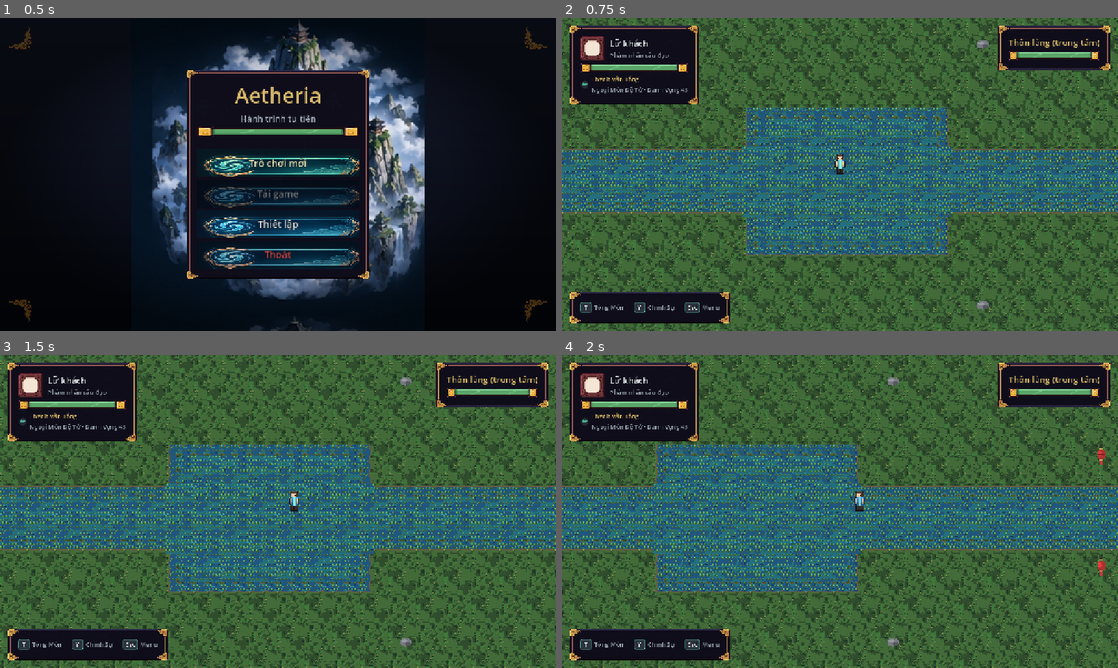
Above: before the commit, frames 1-4 (two rows, left to right).
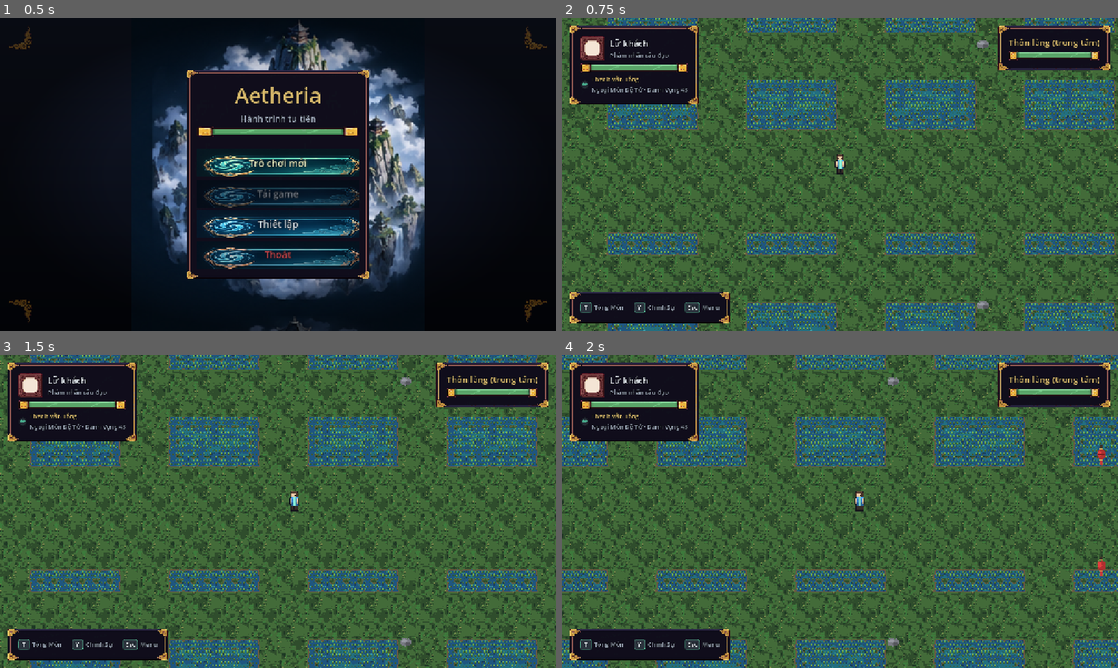
Above: after the commit, the same moments.

Repository: MinhNQ03/Game_2D_Tu_Tien
Game: Godot game, scene res://main.tscn
Same seed, same stepped clock (60 frames per second), same inputs: the game is played once before the commit and once after it.
Inputs (mouse positions are in pixels of both pictures, inside the frame that each line leads up to):
- Up to frame 1 (0.5 s): no input
- Up to frame 2 (0.75 s): click "Trò chơi mới" at 0.5 s
- Up to frame 3 (1.5 s): tap Enter at 1.25 s; move the mouse to (400, 495) at 1.27 s; hold D (move_right) from 1.28 s (still down); tap J (attack) at 1.35 s; click (400, 495) at 1.42 s
- Up to frame 4 (2 s): keep holding D (move_right)

Frame 1 is identical in both runs. In frame 2, 43% of the frame differs, in the area x 0-100%, y 0-100%; in frame 3, 43%; in frame 4, 43%.

Commit message:
fix(world): 'ta' is a rice paddy, not stone - lay it out as terraces, not a water cross

Diff:
--- a/src/gameplay/maps/field_map.tscn
+++ b/src/gameplay/maps/field_map.tscn
@@ -28,9 +28,9 @@
 tile_set = ExtResource("3_tileset")
 script = ExtResource("4_ground")
 fill_rect = Rect2i(1, 1, 60, 36)
-avenue_half_height = 1
-plaza_half_width = 0
-plaza_half_height = 0
+walkway_half_height = 2
+paddy_block_width = 9
+paddy_block_height = 6
 
 [node name="Decor" type="Node2D" parent="Visual"]
 
--- a/src/gameplay/maps/prototype_ground.gd
+++ b/src/gameplay/maps/prototype_ground.gd
@@ -67,13 +67,17 @@
 ## The rectangle of tile cells to paint (in TileMapLayer cell coordinates). Set per map.
 @export var fill_rect: Rect2i = Rect2i(0, 0, 30, 20)
 
-## Width of the stone avenue running east-west across the map, in cells. The avenue is what
-## gives the courtyard a readable axis instead of an undifferentiated field.
-@export var avenue_half_height: int = 2
+## Half-height of the clear moss walkway down the middle of the map, in cells. The paddies sit
+## OUTSIDE it, so the walkway is what the player actually travels along.
+@export var walkway_half_height: int = 3
 
-## Half-extent of the stone plaza at the map centre, in cells. 0 disables it.
-@export var plaza_half_width: int = 7
-@export var plaza_half_height: int = 5
+## Size of each terraced paddy block, in cells, and the gap of moss between blocks.
+@export var paddy_block_width: int = 7
+@export var paddy_block_height: int = 5
+@export var paddy_gap: int = 3
+
+## Inset from the map edge before the paddy terraces begin.
+@export var paddy_margin: int = 3
 
 
 func _ready() -> void:
@@ -89,8 +93,8 @@
 	for y in range(y0, y1):
 		for x in range(x0, x1):
 			var cell := Vector2i(x, y)
-			if _is_stone(cell):
-				_paint_stone(cell)
+			if _is_paddy(cell):
+				_paint_paddy(cell)
 			else:
 				_paint_moss(cell)
 
@@ -102,18 +106,18 @@
 	set_cell(cell, SOURCE_GROUND, Vector2i(column, 0))
 
 
-## Stone. The INTERIOR gets a solid `ta` variant; a cell with any moss neighbour gets the
-## autotile tile for that exact neighbour pattern, so the courtyard edge is drawn art rather
-## than a hard rectangular cut.
-func _paint_stone(cell: Vector2i) -> void:
+## A flooded paddy cell. The INTERIOR gets a solid `ta` water variant; a cell with any moss
+## neighbour gets the autotile tile for that exact neighbour pattern, so the paddy's bund
+## (the raised earth edge) is drawn art rather than a hard rectangular cut.
+func _paint_paddy(cell: Vector2i) -> void:
 	var mask := 0
-	if _is_stone(cell + Vector2i(0, -1)):
+	if _is_paddy(cell + Vector2i(0, -1)):
 		mask |= MASK_N
-	if _is_stone(cell + Vector2i(1, 0)):
+	if _is_paddy(cell + Vector2i(1, 0)):
 		mask |= MASK_E
-	if _is_stone(cell + Vector2i(0, 1)):
+	if _is_paddy(cell + Vector2i(0, 1)):
 		mask |= MASK_S
-	if _is_stone(cell + Vector2i(-1, 0)):
+	if _is_paddy(cell + Vector2i(-1, 0)):
 		mask |= MASK_W
 	var fully_enclosed := mask == (MASK_N | MASK_E | MASK_S | MASK_W)
 	if fully_enclosed:
@@ -124,18 +128,38 @@
 	set_cell(cell, SOURCE_AUTOTILE, coord)
 
 
-## Is this cell part of the stone courtyard? Pure function of the authored layout, so it can
-## be asked about a NEIGHBOUR cell (including one outside `fill_rect`) while computing a mask.
-func _is_stone(cell: Vector2i) -> bool:
-	var centre_x := fill_rect.position.x + int(fill_rect.size.x * 0.5)
+## Is this cell a flooded paddy? Pure function of the authored layout, so it can be asked
+## about a NEIGHBOUR cell (including one outside `fill_rect`) while computing a mask.
+##
+## LAYOUT, and why it changed: the first version ran a wide band of this material straight
+## across the middle of the map and called it a stone courtyard. It is not stone — `ta` is
+## **田, a flooded rice paddy**, measured at rgb(43,100,109), and the shipped map rendered as a
+## cross of open water through the village. The name was read instead of the pixels, which is
+## exactly what L-021 exists to prevent.
+##
+## So the material is now used for what it IS: discrete terraced paddy BLOCKS set back from the
+## map edge, in rows above and below a clear moss walkway, with moss gaps between them for the
+## bunds to read. The player always has dry ground to travel on, and flooded terraces either
+## side is what an East Asian village floor actually looks like.
+func _is_paddy(cell: Vector2i) -> bool:
+	if paddy_block_width <= 0 or paddy_block_height <= 0:
+		return false
 	var centre_y := fill_rect.position.y + int(fill_rect.size.y * 0.5)
-	if absi(cell.y - centre_y) <= avenue_half_height:
-		return true
-	if plaza_half_width > 0 and plaza_half_height > 0:
-		if absi(cell.x - centre_x) <= plaza_half_width \
-				and absi(cell.y - centre_y) <= plaza_half_height:
-			return true
-	return false
+	# The central walkway is never flooded.
+	if absi(cell.y - centre_y) <= walkway_half_height:
+		return false
+	# Stay inside the authored extent, inset by the margin, so a paddy never touches the wall.
+	var x0 := fill_rect.position.x + paddy_margin
+	var y0 := fill_rect.position.y + paddy_margin
+	var x1 := fill_rect.position.x + fill_rect.size.x - paddy_margin
+	var y1 := fill_rect.position.y + fill_rect.size.y - paddy_margin
+	if cell.x < x0 or cell.x >= x1 or cell.y < y0 or cell.y >= y1:
+		return false
+	# Tile the region with block+gap cells; a cell is flooded only inside a block.
+	var period_x := paddy_block_width + paddy_gap
+	var period_y := paddy_block_height + paddy_gap
+	return posmod(cell.x - x0, period_x) < paddy_block_width \
+		and posmod(cell.y - y0, period_y) < paddy_block_height
 
 
 ## A stable per-cell variant index in [0, count).
